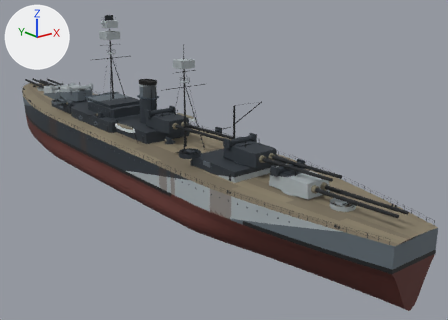
A saved change to the glTF model assets/models/texas_m22.glb.
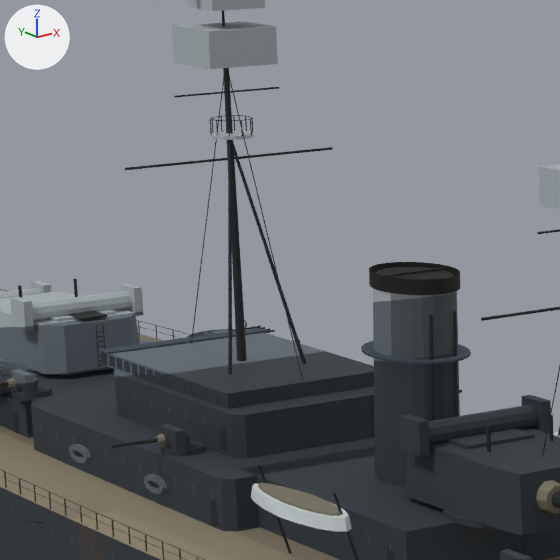
There are two pictures of each version: one whole from a camera (50 mm lens) standing at (-90.5, -145.3, 51.7) and looking at (13.3, -15.6, -0.2), one close up on the part from 14% to 40% of the width and 8% to 43% of the height. The lights are fixed; the arrows at upper left show +X, +Y and +Z. The last two pictures show the newer version. Where no turn or scale is listed for an object, it has been applied to the vertices. Vertices at exactly the same position are counted once.

The scene before the commit, as lines of its bpy script (objects in view):
```python
ob_hull = bpy.data.objects.new('Hull', me_hull)
ob_hull.location = (0.0, 0.0, 0.0)
ob_mount54 = bpy.data.objects.new('Mount54', me_mount54)
ob_mount54.location = (-7.5, 16.0, 9.4)
ob_turret3 = bpy.data.objects.new('Turret3', me_turret3)
ob_turret3.location = (0.0, -8.0, 9.4)
# also in view: 'Turret2' at (0.0, 57.6, 11.4); 'Mount52' at (-9.1, 36.0, 10.1); 'Director' at (0.0, 21.9, 36.0)
```
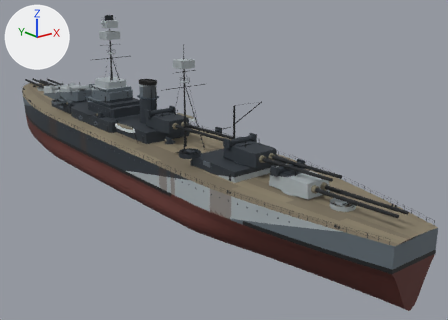
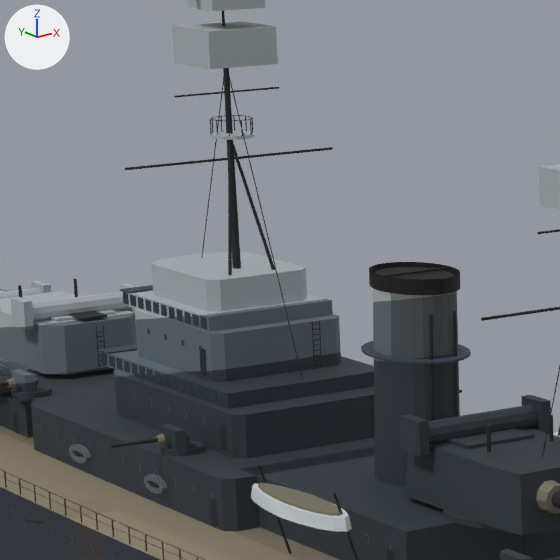
What differs and where, as boxes [x1, y1, x2, y2] in the close-ups (560 x 560 px):
part 1 of me_hull, added: after [200, 316, 207, 329]
part 2 of me_hull, added: after [192, 314, 199, 327]
part 3 of me_hull, added: after [184, 311, 191, 324]
part 4 of me_hull, added: after [176, 309, 183, 322]
part 5 of me_hull, added: after [168, 306, 175, 319]
part 6 of me_hull, added: after [161, 304, 167, 317]
part 7 of me_hull, added: after [153, 302, 159, 314]
part 8 of me_hull, added: after [145, 299, 152, 312]
part 9 of me_hull, added: after [138, 297, 144, 309]
part 10 of me_hull, added: after [130, 295, 136, 307]
part 11 of me_hull, added: after [122, 292, 129, 305]
part 12 of me_hull, built on: before [212, 329, 234, 331]; after [120, 252, 341, 382]

Diff of the bpy script that builds the scene:
```diff
--- a/assets/models/texas_m22.glb.py
+++ b/assets/models/texas_m22.glb.py
@@ me_hull @@
 # used by ob_hull; location = (0.0, 0.0, 0.0)
-me_hull.from_pydata(...)  # 14330 vertices, 21865 faces; spans x -16.0..17.0, y -87.0..87.0, z -9.0..37.0
+me_hull.from_pydata(...)  # 14807 vertices, 22445 faces; spans x -16.0..17.0, y -87.0..87.0, z -9.0..37.0
+# me_hull part 1: a new loose piece, a box spanning x -4.22..4.22, y 18.3..19.0, z 15.91..16.59, in mat_paint_26323a (dark blue #26323a)
+# me_hull part 2: a new loose piece, a box spanning x -4.22..4.22, y 19.3..20.0, z 15.91..16.59, in mat_paint_26323a (dark blue #26323a)
+# me_hull part 3: a new loose piece, a box spanning x -4.22..4.22, y 20.3..21.0, z 15.91..16.59, in mat_paint_26323a (dark blue #26323a)
+# me_hull part 4: a new loose piece, a box spanning x -4.22..4.22, y 21.3..22.0, z 15.91..16.59, in mat_paint_26323a (dark blue #26323a)
+# me_hull part 5: a new loose piece, a box spanning x -4.22..4.22, y 22.3..23.0, z 15.91..16.59, in mat_paint_26323a (dark blue #26323a)
+# me_hull part 6: a new loose piece, a box spanning x -4.22..4.22, y 23.3..24.0, z 15.91..16.59, in mat_paint_26323a (dark blue #26323a)
+# me_hull part 7: a new loose piece, a box spanning x -4.22..4.22, y 24.3..25.0, z 15.91..16.59, in mat_paint_26323a (dark blue #26323a)
+# me_hull part 8: a new loose piece, a box spanning x -4.22..4.22, y 25.3..26.0, z 15.91..16.59, in mat_paint_26323a (dark blue #26323a)
+# me_hull part 9: a new loose piece, a box spanning x -4.22..4.22, y 26.3..27.0, z 15.91..16.59, in mat_paint_26323a (dark blue #26323a)
+# me_hull part 10: a new loose piece, a box spanning x -4.22..4.22, y 27.3..28.0, z 15.91..16.59, in mat_paint_26323a (dark blue #26323a)
+# me_hull part 11: a new loose piece, a box spanning x -4.22..4.22, y 28.3..29.0, z 15.91..16.59, in mat_paint_26323a (dark blue #26323a)
+# me_hull part 12: 2 vertices moved within x 10.0, y 42.0, z 10.0; 237 vertices added at x -4.0..4.0, y 17.0..29.0, z 13.0..19.0
+# other edits to the shape of me_hull do not show in these pictures
 me_hull.materials.append(mat_paint_5a2a24)
```
